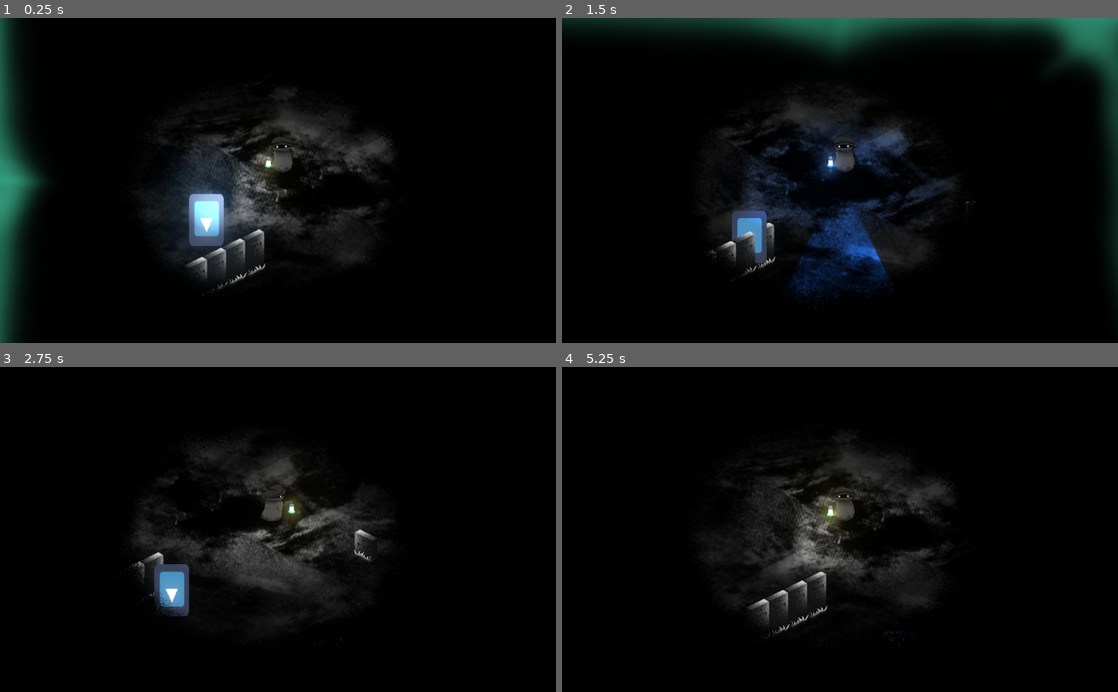
Above: before the commit, frames 1-4 (two rows, left to right).
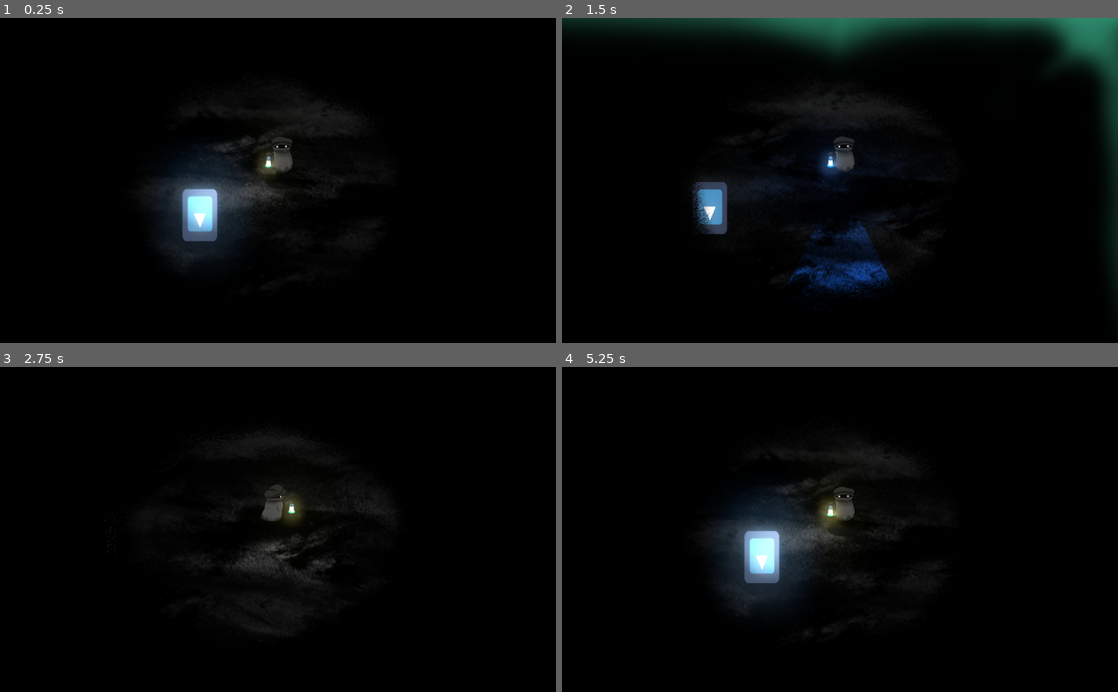
Above: after the commit, the same moments.

Repository: jonnydrumz/hideAndSeek
Game: Godot game, scene res://Main.tscn
The game is run twice, just before and just after one commit, with the same random seed, the same clock (stepped at 60 frames per second) and the same inputs. The engine's default icon, where the game draws it, is replaced by a stand-in: a white triangle on a blue panel in a dark square.
Inputs:
- Up to frame 1 (0.25 s): no input
- Up to frame 2 (1.5 s): tap Enter (ui_accept) at 0.5, 0.77 s; hold Right (ui_right) 0.53-1.28 s; hold Down (ui_down) from 1.28 s (still down)
- Up to frame 3 (2.75 s): tap Enter (ui_accept) at 1.52 s; release Down (ui_down) at 2.03 s; hold Right (ui_right) from 2.03 s (still down)
- Up to frame 4 (5.25 s): release Right (ui_right) at 2.78 s; hold Up (ui_up) 2.78-3.53 s; tap Enter (ui_accept) at 3.02, 3.77, 4.52 s; hold Left (ui_left) 3.53-5.03 s; hold Down (ui_down) from 5.03 s (still down)

The runs differ from the first frame. In frame 1, 10% of the frame differs, in the area x 0-71%, y 0-100%; in frame 2, 7.6%; in frame 3, 5.6%; in frame 4, 6.9%.

Commit message:
Procedural a medias

Diff:
--- a/Enemy/EnemyMovement.gd
+++ b/Enemy/EnemyMovement.gd
@@ -16,11 +16,12 @@
 
 func _ready():
 	tombs = get_tree().get_nodes_in_group("TOMB")
-	movement()
-	$TimerSteps.start()
+	if tombs.size() > 0:
+		call_deferred("movement")
+		$TimerSteps.start()
 
 func _on_Tween_tween_all_completed():
-	$Timer.start(rand_range(5.0,15.0))
+	$Timer.start(rand_range(5.0, 15.0))
 	$SFX.stop()
 
 
@@ -31,7 +32,7 @@
 func movement():
 	rng.randomize()
 	$SFX.play()
-	current_tomb = tombs[rng.randi()%tombs.size()]
+	current_tomb = tombs[rng.randi() % tombs.size()]
 	var length = position.distance_to(current_tomb.global_position)
 	seconds = position.distance_to(current_tomb.global_position) / seconds_to_arrive
 	tween.interpolate_property(self, "position", position, current_tomb.global_position, seconds, Tween.TRANS_LINEAR, Tween.EASE_OUT)
--- /dev/null
+++ b/Ground.gd
@@ -0,0 +1,24 @@
+extends Node2D
+
+export(int) var width  : int = 3
+export(int) var height : int = 3
+
+export(Texture) var floor_texture : Texture
+
+func _ready():
+	var pos : Vector2 = Vector2.ZERO
+	for y in range(height):
+		for x in range(width):
+			add_child(_new_tile(pos))
+			pos.x += 416.0
+			pos.y -= 208.0
+		pos.y = (y + 1) * 208.0
+		pos.x = 416.0 * (y + 1)
+#		pos.x = -y * 416.0
+#		pos.x = 0 if (y % 2) == 1 else 416
+
+func _new_tile(pos : Vector2) -> Sprite:
+	var spr : Sprite = Sprite.new()
+	spr.global_position = pos
+	spr.texture = floor_texture
+	return spr
--- a/Main.tscn
+++ b/Main.tscn
@@ -1,7 +1,7 @@
-[gd_scene load_steps=25 format=2]
+[gd_scene load_steps=26 format=2]
 
 [ext_resource path="res://Main.gd" type="Script" id=1]
-[ext_resource path="res://Level.tscn" type="PackedScene" id=2]
+[ext_resource path="res://ProceduralLevel.tscn" type="PackedScene" id=2]
 [ext_resource path="res://PlayerBuscador/PlayerBuscador.tscn" type="PackedScene" id=3]
 [ext_resource path="res://Textures/FloorTile.png" type="Texture" id=4]
 [ext_resource path="res://Textures/TodoNegro.png" type="Texture" id=5]
@@ -23,6 +23,7 @@
 [ext_resource path="res://Textures/ruido_0007_Capa-6.png" type="Texture" id=21]
 [ext_resource path="res://Textures/ruido_0006_Capa-6-copia.png" type="Texture" id=22]
 [ext_resource path="res://Textures/ruido_0000_Capa-5-copia-3.png" type="Texture" id=23]
+[ext_resource path="res://Ground.gd" type="Script" id=24]
 
 [sub_resource type="Environment" id=1]
 background_mode = 4
@@ -46,7 +47,7 @@
 "SLM",
 ]]
 script = ExtResource( 9 )
-player_nodepath = NodePath("../Ingame/Level/Player")
+player_nodepath = NodePath("../Ingame/ProceduralLevel/Player")
 
 [node name="FakeSoundGenerator" type="Node2D" parent="."]
 script = ExtResource( 11 )
@@ -62,68 +63,26 @@
 environment = SubResource( 1 )
 
 [node name="Ground" type="Node2D" parent="Ingame"]
+script = ExtResource( 24 )
+width = 6
+floor_texture = ExtResource( 4 )
 
-[node name="FloorTile" type="Sprite" parent="Ingame/Ground"]
-light_mask = 513
-position = Vector2( 8, 208 )
-texture = ExtResource( 4 )
+[node name="ProceduralLevel" parent="Ingame" instance=ExtResource( 2 )]
 
-[node name="FloorTile3" type="Sprite" parent="Ingame/Ground"]
-light_mask = 513
-position = Vector2( -408, 416 )
-texture = ExtResource( 4 )
+[node name="Player" parent="Ingame/ProceduralLevel" instance=ExtResource( 3 )]
 
-[node name="FloorTile2" type="Sprite" parent="Ingame/Ground"]
-light_mask = 513
-position = Vector2( 424, 0 )
-texture = ExtResource( 4 )
-
-[node name="FloorTile4" type="Sprite" parent="Ingame/Ground"]
-light_mask = 513
-position = Vector2( -405, 1.5 )
-texture = ExtResource( 4 )
-
-[node name="FloorTile5" type="Sprite" parent="Ingame/Ground"]
-light_mask = 513
-position = Vector2( -821, 209.5 )
-texture = ExtResource( 4 )
-
-[node name="FloorTile6" type="Sprite" parent="Ingame/Ground"]
-light_mask = 513
-position = Vector2( 11, -206.5 )
-texture = ExtResource( 4 )
-
-[node name="FloorTile7" type="Sprite" parent="Ingame/Ground"]
-light_mask = 513
-position = Vector2( 419, 417.5 )
-texture = ExtResource( 4 )
-
-[node name="FloorTile8" type="Sprite" parent="Ingame/Ground"]
-light_mask = 513
-position = Vector2( 3, 625.5 )
-texture = ExtResource( 4 )
-
-[node name="FloorTile9" type="Sprite" parent="Ingame/Ground"]
-light_mask = 513
-position = Vector2( 835, 209.5 )
-texture = ExtResource( 4 )
-
-[node name="Level" parent="Ingame" instance=ExtResource( 2 )]
-
-[node name="Player" parent="Ingame/Level" instance=ExtResource( 3 )]
-
-[node name="Camera2D" type="Camera2D" parent="Ingame/Level/Player"]
+[node name="Camera2D" type="Camera2D" parent="Ingame/ProceduralLevel/Player"]
 current = true
 zoom = Vector2( 0.5, 0.5 )
 
-[node name="CameraCosas" type="Node2D" parent="Ingame/Level/Player/Camera2D"]
+[node name="CameraCosas" type="Node2D" parent="Ingame/ProceduralLevel/Player/Camera2D"]
 
-[node name="TodoNegro" type="Sprite" parent="Ingame/Level/Player/Camera2D/CameraCosas"]
+[node name="TodoNegro" type="Sprite" parent="Ingame/ProceduralLevel/Player/Camera2D/CameraCosas"]
 scale = Vector2( 0.5, 0.5 )
 z_index = 50
 texture = ExtResource( 5 )
 
-[node name="EaredUp" type="Sprite" parent="Ingame/Level/Player/Camera2D/CameraCosas" groups=[
+[node name="EaredUp" type="Sprite" parent="Ingame/ProceduralLevel/Player/Camera2D/CameraCosas" groups=[
 "AUDIO_LOCATOR_LISTENER",
 ]]
 position = Vector2( 0, -88 )
@@ -132,7 +91,7 @@
 texture = ExtResource( 18 )
 script = ExtResource( 16 )
 
-[node name="EaredDown" type="Sprite" parent="Ingame/Level/Player/Camera2D/CameraCosas" groups=[
+[node name="EaredDown" type="Sprite" parent="Ingame/ProceduralLevel/Player/Camera2D/CameraCosas" groups=[
 "AUDIO_LOCATOR_LISTENER",
 ]]
 position = Vector2( 0, 88 )
@@ -142,7 +101,7 @@
 script = ExtResource( 16 )
 direction = 1
 
-[node name="EaredLeft" type="Sprite" parent="Ingame/Level/Player/Camera2D/CameraCosas" groups=[
+[node name="EaredLeft" type="Sprite" parent="Ingame/ProceduralLevel/Player/Camera2D/CameraCosas" groups=[
 "AUDIO_LOCATOR_LISTENER",
 ]]
 position = Vector2( -192, 0 )
@@ -152,7 +111,7 @@
 script = ExtResource( 16 )
 direction = 2
 
-[node name="EaredRight" type="Sprite" parent="Ingame/Level/Player/Camera2D/CameraCosas" groups=[
+[node name="EaredRight" type="Sprite" parent="Ingame/ProceduralLevel/Player/Camera2D/CameraCosas" groups=[
 "AUDIO_LOCATOR_LISTENER",
 ]]
 position = Vector2( 192, 0 )
@@ -162,7 +121,7 @@
 script = ExtResource( 16 )
 direction = 3
 
-[node name="EaredUpLeft" type="Sprite" parent="Ingame/Level/Player/Camera2D/CameraCosas" groups=[
+[node name="EaredUpLeft" type="Sprite" parent="Ingame/ProceduralLevel/Player/Camera2D/CameraCosas" groups=[
 "AUDIO_LOCATOR_LISTENER",
 ]]
 position = Vector2( -48, 24 )
@@ -172,7 +131,7 @@
 script = ExtResource( 16 )
 direction = 4
 
-[node name="EaredUpRight" type="Sprite" parent="Ingame/Level/Player/Camera2D/CameraCosas" groups=[
+[node name="EaredUpRight" type="Sprite" parent="Ingame/ProceduralLevel/Player/Camera2D/CameraCosas" groups=[
 "AUDIO_LOCATOR_LISTENER",
 ]]
 position = Vector2( 48, 24 )
@@ -182,7 +141,7 @@
 script = ExtResource( 16 )
 direction = 5
 
-[node name="EaredDownLeft" type="Sprite" parent="Ingame/Level/Player/Camera2D/CameraCosas" groups=[
+[node name="EaredDownLeft" type="Sprite" parent="Ingame/ProceduralLevel/Player/Camera2D/CameraCosas" groups=[
 "AUDIO_LOCATOR_LISTENER",
 ]]
 position = Vector2( -48, -24 )
@@ -192,7 +151,7 @@
 script = ExtResource( 16 )
 direction = 6
 
-[node name="EaredDownRight" type="Sprite" parent="Ingame/Level/Player/Camera2D/CameraCosas" groups=[
+[node name="EaredDownRight" type="Sprite" parent="Ingame/ProceduralLevel/Player/Camera2D/CameraCosas" groups=[
 "AUDIO_LOCATOR_LISTENER",
 ]]
 position = Vector2( 48, -24 )
@@ -202,7 +161,7 @@
 script = ExtResource( 16 )
 direction = 7
 
-[node name="Enemy" parent="Ingame/Level" instance=ExtResource( 6 )]
+[node name="Enemy" parent="Ingame/ProceduralLevel" instance=ExtResource( 6 )]
 position = Vector2( -72, 48 )
 
 [node name="AudioStreamPlayer" type="AudioStreamPlayer" parent="Ingame"]
--- /dev/null
+++ b/Matrix.gd
@@ -0,0 +1,29 @@
+extends Node
+
+enum Tile {
+	EMPTY,
+	TOMB1L,
+	TOMB2L,
+	TOMB3L,
+	TOMB1R,
+	TOMB2R,
+	TOMB3R
+}
+
+export(float, .0, 1.0) var amount : float = .5
+const width    : int = 1
+const height   : int = 1
+
+var data = []
+
+func build():
+	for y in range(height):
+		var line = []
+		for x in range(width):
+			line.append(_random_tile())
+		data.append(line)
+
+func _random_tile():
+	if rand_range(0.0, 1.0) <= amount:
+		return Tile.EMPTY
+	return (randi() % 6) + 1
--- /dev/null
+++ b/ProceduralLevel.gd
@@ -0,0 +1,10 @@
+extends YSort
+
+func _ready():
+	$Matrix.build()
+	_create_floor($Matrix.width, $Matrix.height)
+
+func _create_floor(w : int, h : int):
+	for y in range(h):
+		for x in range(w):
+			print(x, "  ", y)
--- /dev/null
+++ b/ProceduralLevel.tscn
@@ -0,0 +1,10 @@
+[gd_scene load_steps=3 format=2]
+
+[ext_resource path="res://ProceduralLevel.gd" type="Script" id=1]
+[ext_resource path="res://Matrix.gd" type="Script" id=2]
+
+[node name="ProceduralLevel" type="YSort"]
+script = ExtResource( 1 )
+
+[node name="Matrix" type="Node" parent="."]
+script = ExtResource( 2 )
